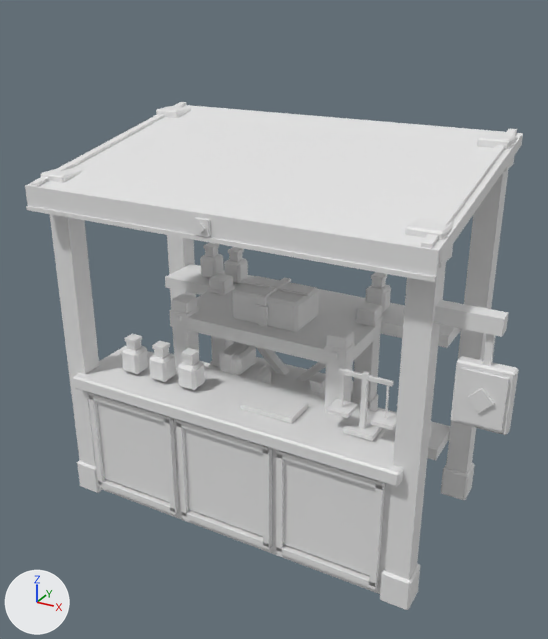
The glTF model public/assets/world/interaction-props/interaction-props.glb: old version first, new version second.
One viewpoint serves both versions: a camera (50 mm lens) standing at (2.42, -4.42, 3.67) and looking at (0.08, -0.17, 1.55). Every picture has the same lights, and +X, +Y and +Z are marked at lower left. The picture after the commit comes second.

In view in the first picture: 'merchant_stall', 'rack_frame', 'rack_supplies', 'supply_crate'.
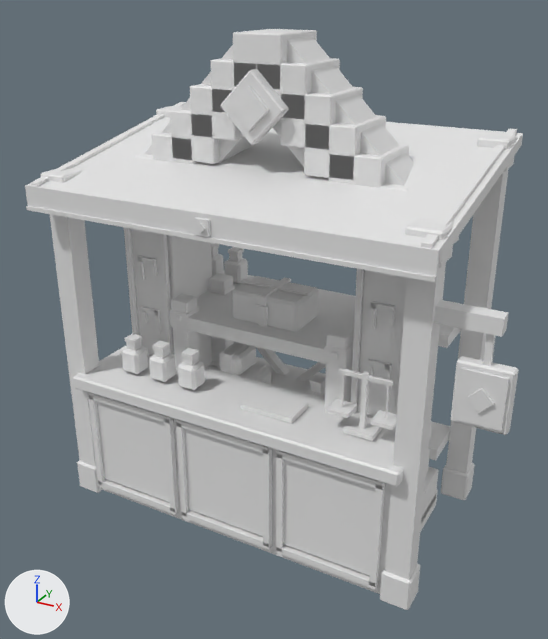
Location of each change, [x1, y1, x2, y2] in pixels of the pictures (548 x 639 px):
'portal_frame', added: after [124, 29, 459, 532]
'portal_runes', added: after [137, 255, 395, 418]

Edits to the bpy script that builds the scene:
```text
Add me_cube_245:
    me_cube_245.from_pydata(...)  # 288 vertices, 432 faces; spans x -0.99..0.99, y -0.29..0.29, z 0.89..1.87
Add me_cube_200:
    me_cube_200.from_pydata(...)  # 688 vertices, 1200 faces; spans x -1.2..1.2, y -0.4..0.4, z 0.0..3.42
Add ob_portal_runes:
    ob_portal_runes = bpy.data.objects.new('portal_runes', me_cube_245)
    ob_portal_runes.location = (0.0, 0.0, 0.0)
Add ob_portal_frame:
    ob_portal_frame = bpy.data.objects.new('portal_frame', me_cube_200)
    ob_portal_frame.location = (0.0, 0.0, 0.0)
```
